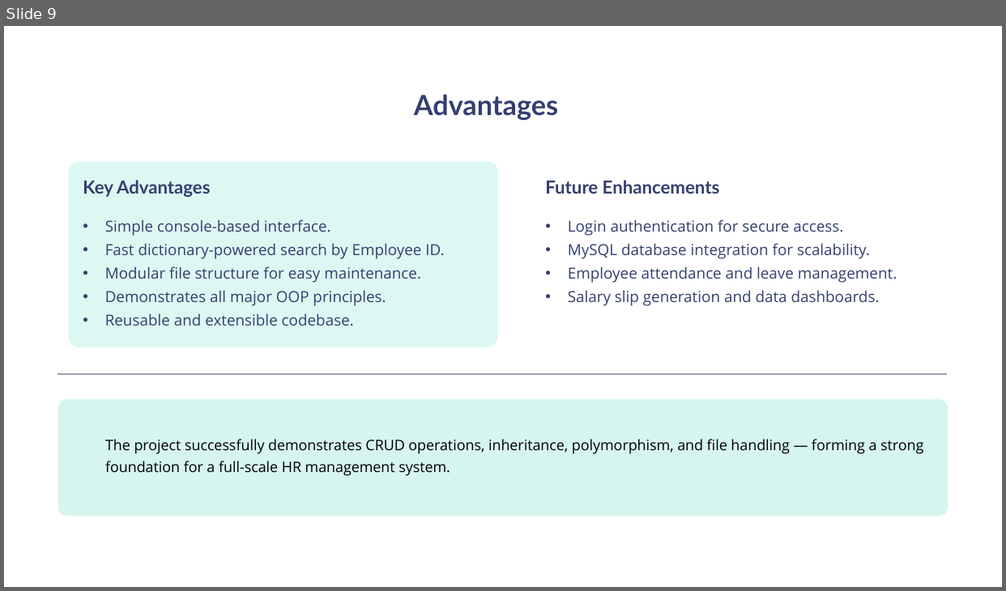
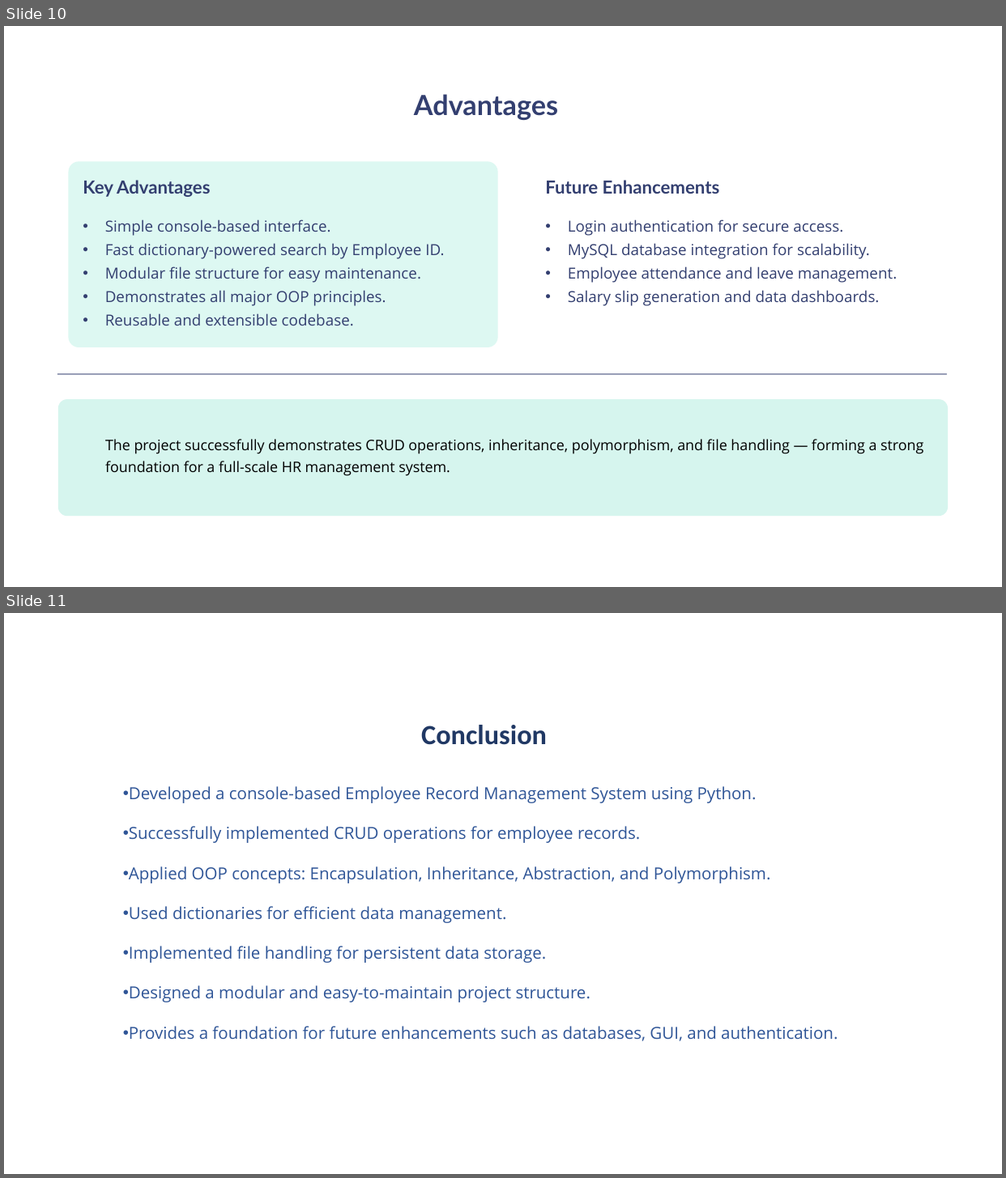
Before and after one commit to daarani24/Employee_Record_Management_System, a slide deck: Employee-Record-Management-System (1).pptx. Shown one above the other, each under a label of ours: slide 9 before the commit, slides 10 and 11 after it. The pictures are 1006x591 and 1006x1178 pixels, drawn with LibreOffice and Linux fonts; fonts in the diff are those of the drawing; background and template pictures are left out. Boxes give left, top, right and bottom in pixels: in the first picture for what was removed or moved away, otherwise in the second. Text is boxed around its words. In the diff, an @@ line names an element or a change of style, - is before the commit and + after.

```diff
--- a/Employee-Record-Management-System (1).pptx
+++ b/Employee-Record-Management-System (1).pptx
@@ slide 11 added at [4, 613, 1002, 1174], background #FFFFFF @@
@@ text added at [129, 725, 837, 1041], 12 pt, text #2F5597 @@
+Conclusion
+• Developed a console-based Employee Record Management System using Python.
+• Successfully implemented CRUD operations for employee records.
+• Applied OOP concepts: Encapsulation, Inheritance, Abstraction, and Polymorphism.
+• Used dictionaries for efficient data management.
+• Implemented file handling for persistent data storage.
+• Designed a modular and easy-to-maintain project structure.
+• Provides a foundation for future enhancements such as databases, GUI, and authentication.
@@ what was slide 9 is now slide 10 @@
```
Also in this commit, not shown: 2 slides changed, 1 other slide added.
